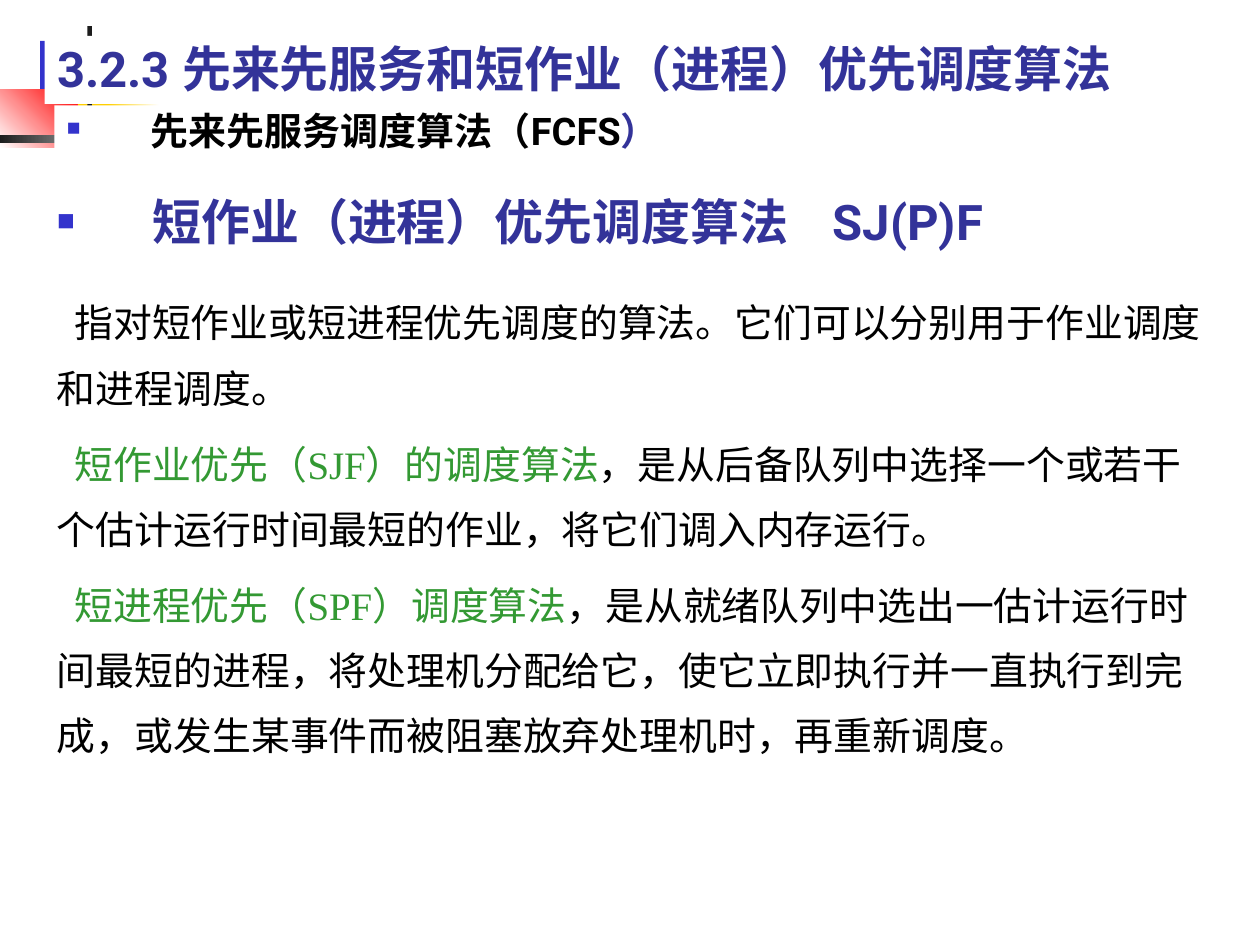
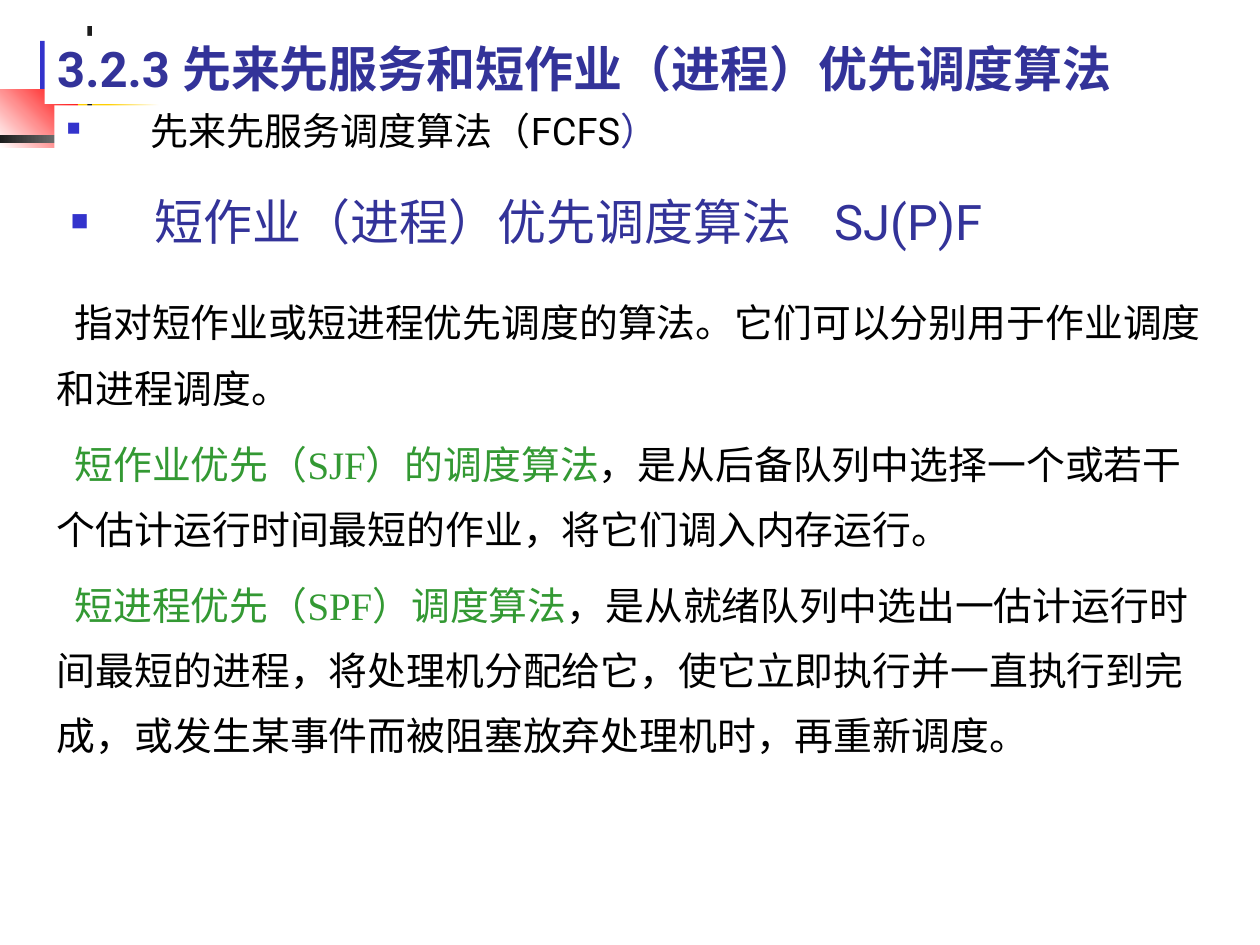
Before and after one commit to edu2act/course-OS, a slide deck: slide 25 of materials/slides/OS_Chap 3.ppt. Drawn at 1260x945 pixels with LibreOffice and Linux fonts; fonts in the diff are those of the drawing. Boxes give left, top, right and bottom in pixels: in the first picture for what was removed or moved away, otherwise in the second. Text is boxed around its words. In the diff, an @@ line names an element or a change of style, - is before the commit and + after.

```diff
--- a/materials/slides/OS_Chap 3.ppt
+++ b/materials/slides/OS_Chap 3.ppt
@@ text "先来先服务调度算法（FCFS）" at (151, 112, 658, 149): bold off @@
@@ text "短作业（进程）优先调度算法 SJ(P)F" at (155, 198, 983, 251): bold off @@
```
Also in this commit, not shown: 69 other slides changed, 13 other files.
